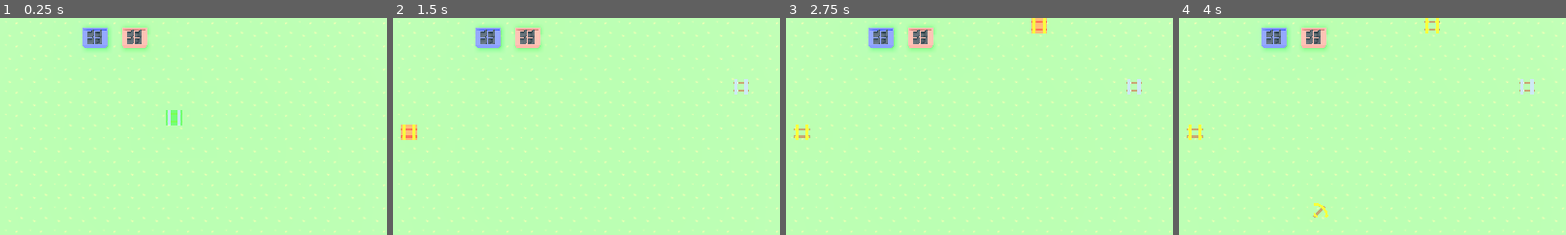
Above: before the commit, frames 1-4 (left to right).
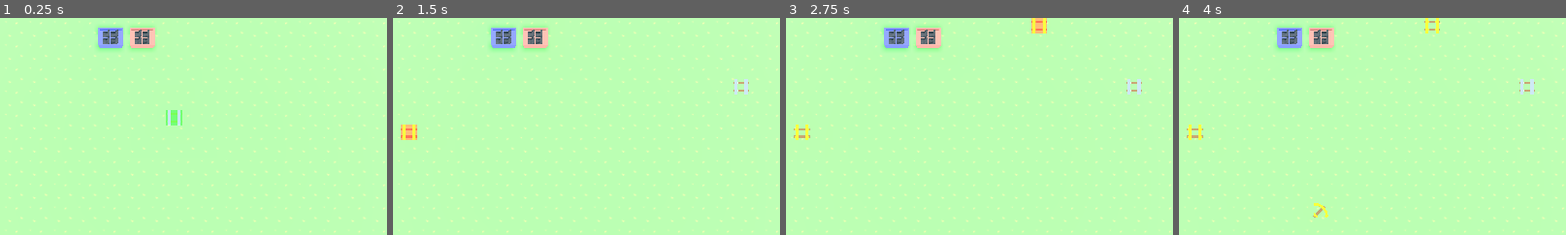
Above: after the commit, the same moments.

Repository: RaghavGohil/gic-jam-2025
Game: Godot game, scene res://node_3d.tscn
Same seed, same stepped clock (60 frames per second), same inputs: the game is played once before the commit and once after it.
Inputs (mouse positions are % of the whole screen's width and height, from its top left):
- Up to frame 1 (0.25 s): no input
- Up to frame 2 (1.5 s): tap Enter at 0.5 s; move the mouse to (72, 45) at 0.52 s; tap Q at 0.6 s; click (72, 45) at 0.67 s; tap Space at 1.25 s; move the mouse to (30, 55) at 1.27 s; tap E at 1.35 s; click (30, 55) at 1.42 s
- Up to frame 3 (2.75 s): tap Enter at 2 s; move the mouse to (60, 28) at 2.02 s; tap 1 at 2.1 s; click (60, 28) at 2.17 s
- Up to frame 4 (4 s): tap Space at 2.75 s; move the mouse to (45, 70) at 2.77 s; tap 2 at 2.85 s; click (45, 70) at 2.92 s; tap Enter at 3.5 s; move the mouse to (80, 65) at 3.52 s; tap 3 at 3.6 s; click (80, 65) at 3.67 s
The pictures show only the part of the screen within x 28-77%, y 28-78%; the shares and areas given below are measured in that part.

The runs differ from the first frame. In frame 1, 1.5% of the frame differs, in the area x 21-41%, y 3-16%; in frame 2, 1.5%; in frame 3, 1.5%; in frame 4, 1.5%.

Commit message:
fixed grid_size thing

Diff:
--- a/node_3d.tscn
+++ b/node_3d.tscn
@@ -71,6 +71,7 @@
 transform = Transform3D(1, 0, 0, 0, 1, 0, 0, 0, 1, 0, 0.805877, 0)
 script = ExtResource("1_em4fc")
 coaster_scene = ExtResource("2_uvfj1")
+grid_size = 4.0
 coaster_colors = Array[Color]([Color(1, 0.48, 0.4, 1), Color(0.4, 0.4, 1, 1), Color(0.4, 1, 0.4, 1), Color(1, 1, 0.4, 1), Color(1, 0.79, 0.4, 1), Color(0.7154, 0.392, 0.98, 1)])
 
 [node name="Camera3D" type="Camera3D" parent="."]
